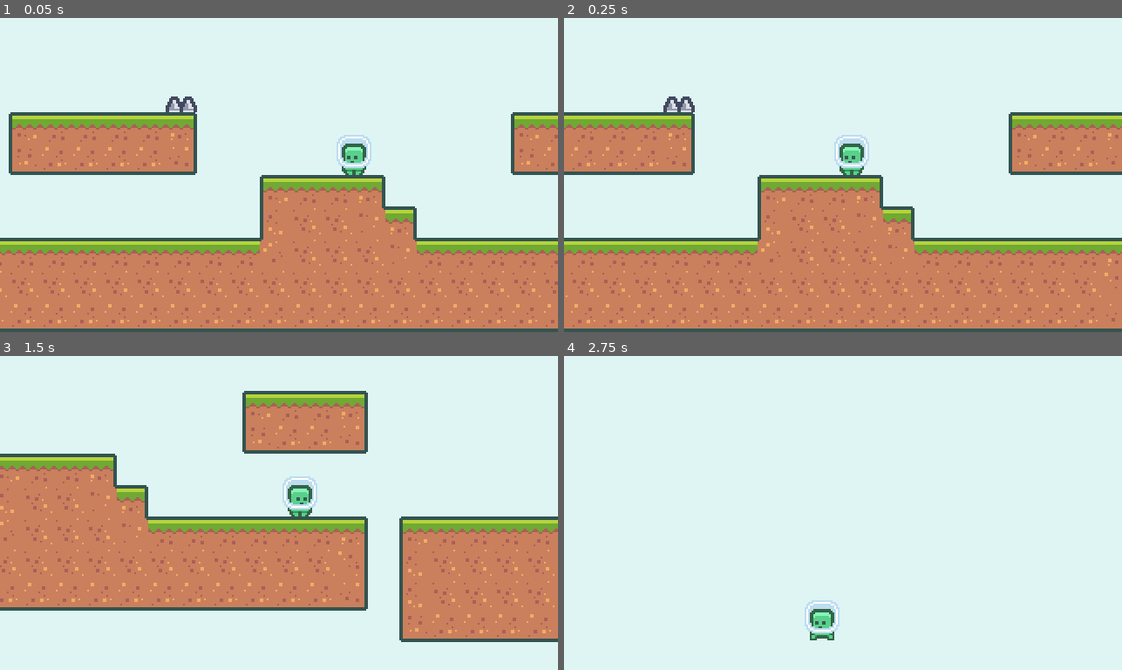
Above: before the commit, frames 1-4 (two rows, left to right).
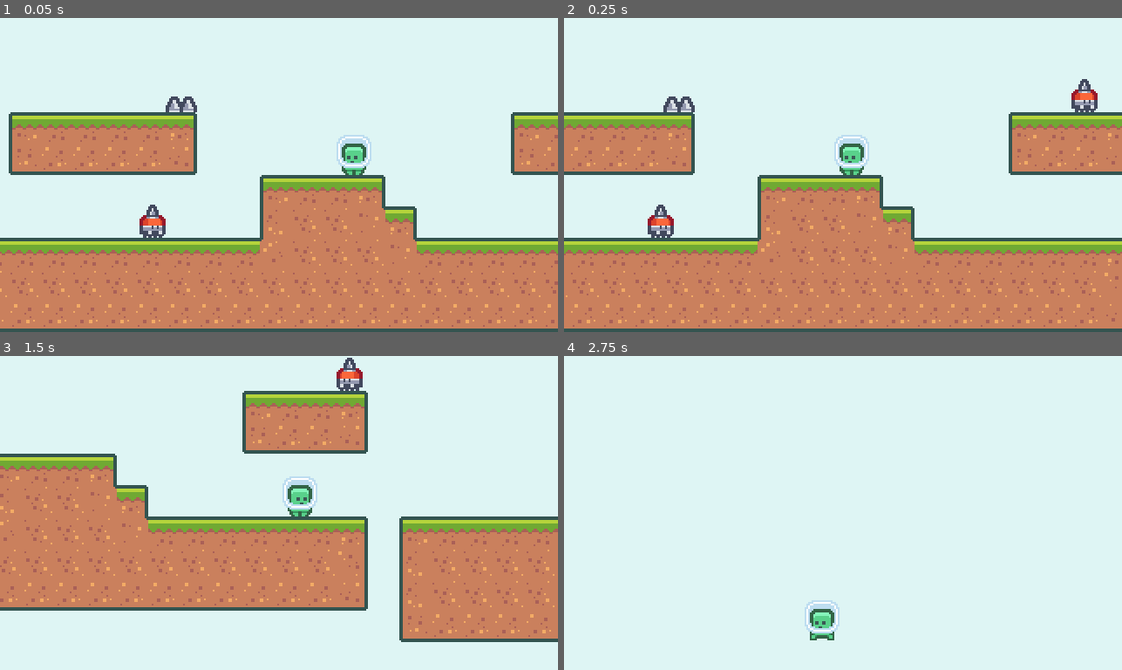
Above: after the commit, the same moments.

Repository: niltoncalegari/2D-SideScroller-godot
Game: Godot game, scene res://scenes/BaseLevel.tscn
Same seed, same stepped clock (60 frames per second), same inputs: the game is played once before the commit and once after it. This scene is started directly instead of the project's main scene.
Inputs:
- Up to frame 1 (0.05 s): no input
- Up to frame 2 (0.25 s): no input
- Up to frame 3 (1.5 s): hold D (move_right) from 0.53 s (still down); tap Space (jump) at 0.77 s
- Up to frame 4 (2.75 s): tap Space (jump) at 1.52 s; release D (move_right) at 2.03 s; hold A (move_left) from 2.03 s (still down)

The runs differ from the first frame. In frame 1, 0.3% of the frame differs, in the area x 25-30%, y 59-70%; in frame 2, 0.7%, in the area x 15-96%, y 19-70%; in frame 3, 0.3%; in frame 4, nothing differs.

Commit message:
Added enemies and enemy goals to turn around when walking

Diff:
--- a/BaseLevel.gd
+++ b/BaseLevel.gd
@@ -10,7 +10,7 @@
 
 func register_player(player):
 	currentPlayerNode = player
-	currentPlayerNode.connect("died", self, "on_player_died", [], CONNECT_DEFERRED)
+	currentPlayerNode.connect("died", self, "on_player_died", [],CONNECT_DEFERRED)
 
 func create_player():
 	var playerInstance = playerScene.instance()
--- a/project.godot
+++ b/project.godot
@@ -68,6 +68,7 @@
 
 [layer_names]
 
+2d_physics/layer_18="ENEMY_GOAL"
 2d_physics/layer_19="HAZARD"
 2d_physics/layer_20="PICKUP"
 
--- a/scenes/BaseLevel.tscn
+++ b/scenes/BaseLevel.tscn
@@ -1,8 +1,10 @@
-[gd_scene load_steps=6 format=2]
+[gd_scene load_steps=8 format=2]
 
 [ext_resource path="res://scenes/GameCamera.tscn" type="PackedScene" id=1]
 [ext_resource path="res://scenes/Player.tscn" type="PackedScene" id=2]
 [ext_resource path="res://resources/tileset.tres" type="TileSet" id=3]
+[ext_resource path="res://scenes/EnemyGoal.tscn" type="PackedScene" id=4]
+[ext_resource path="res://scenes/SpikeHead.tscn" type="PackedScene" id=5]
 [ext_resource path="res://scenes/Spikes.tscn" type="PackedScene" id=6]
 [ext_resource path="res://BaseLevel.gd" type="Script" id=7]
 
@@ -20,5 +22,32 @@
 
 [node name="GameCamera" parent="." instance=ExtResource( 1 )]
 
+[node name="SpikeHead" parent="." instance=ExtResource( 5 )]
+position = Vector2( -243, -18 )
+
+[node name="SpikeHead2" parent="." instance=ExtResource( 5 )]
+position = Vector2( -45, 36 )
+
+[node name="SpikeHead3" parent="." instance=ExtResource( 5 )]
+position = Vector2( 198, -36 )
+
 [node name="Spikes" parent="." instance=ExtResource( 6 )]
 position = Vector2( -27, -36 )
+
+[node name="EnemyGoal" parent="." instance=ExtResource( 4 )]
+position = Vector2( 26.277, 36 )
+
+[node name="EnemyGoal2" parent="." instance=ExtResource( 4 )]
+position = Vector2( -170.376, 36 )
+
+[node name="EnemyGoal3" parent="." instance=ExtResource( 4 )]
+position = Vector2( -189, -18 )
+
+[node name="EnemyGoal4" parent="." instance=ExtResource( 4 )]
+position = Vector2( -313.954, -18 )
+
+[node name="EnemyGoal5" parent="." instance=ExtResource( 4 )]
+position = Vector2( 243, -36 )
+
+[node name="EnemyGoal6" parent="." instance=ExtResource( 4 )]
+position = Vector2( 153, -36 )
--- /dev/null
+++ b/scenes/EnemyGoal.tscn
@@ -0,0 +1,14 @@
+[gd_scene load_steps=2 format=2]
+
+[sub_resource type="RectangleShape2D" id=1]
+extents = Vector2( 9, 9 )
+
+[node name="EnemyGoal" type="Node2D"]
+
+[node name="Area2D" type="Area2D" parent="."]
+position = Vector2( 0, -9 )
+collision_layer = 131072
+collision_mask = 131072
+
+[node name="CollisionShape2D" type="CollisionShape2D" parent="Area2D"]
+shape = SubResource( 1 )
--- a/scenes/Player.tscn
+++ b/scenes/Player.tscn
@@ -34,6 +34,7 @@
 [node name="Player" type="KinematicBody2D" groups=[
 "player",
 ]]
+collision_layer = 0
 script = ExtResource( 2 )
 
 [node name="CoyoteTimer" type="Timer" parent="."]
--- /dev/null
+++ b/scenes/SpikeHead.tscn
@@ -0,0 +1,42 @@
+[gd_scene load_steps=7 format=2]
+
+[ext_resource path="res://assets/enemies/spikehead/character_0015.png" type="Texture" id=1]
+[ext_resource path="res://assets/enemies/spikehead/character_0016.png" type="Texture" id=2]
+[ext_resource path="res://scripts/SpikeHead.gd" type="Script" id=3]
+
+[sub_resource type="SpriteFrames" id=1]
+animations = [ {
+"frames": [ ExtResource( 1 ), ExtResource( 2 ) ],
+"loop": true,
+"name": "walking",
+"speed": 10.0
+} ]
+
+[sub_resource type="RectangleShape2D" id=2]
+extents = Vector2( 5, 6 )
+
+[sub_resource type="RectangleShape2D" id=3]
+extents = Vector2( 5, 6 )
+
+[node name="SpikeHead" type="KinematicBody2D"]
+collision_layer = 0
+script = ExtResource( 3 )
+
+[node name="AnimatedSprite" type="AnimatedSprite" parent="."]
+frames = SubResource( 1 )
+animation = "walking"
+frame = 1
+playing = true
+offset = Vector2( 0, -12 )
+
+[node name="CollisionShape2D" type="CollisionShape2D" parent="."]
+position = Vector2( 0, -6 )
+shape = SubResource( 2 )
+
+[node name="GoalDetector" type="Area2D" parent="."]
+collision_layer = 131072
+collision_mask = 131072
+
+[node name="CollisionShape2D" type="CollisionShape2D" parent="GoalDetector"]
+position = Vector2( 0, -6 )
+shape = SubResource( 3 )
--- /dev/null
+++ b/scripts/SpikeHead.gd
@@ -0,0 +1,25 @@
+extends KinematicBody2D
+
+enum Direction {RIGHT, LEFT}
+export(Direction)var startDirection
+
+var maxSpeed = 25
+var velocity = Vector2.ZERO
+var direction = Vector2.ZERO
+var gravity = 500
+
+func _ready():
+	direction = Vector2.RIGHT if startDirection == Direction.RIGHT else Vector2.LEFT
+	$GoalDetector.connect("area_entered", self, "on_goal_entered")
+
+
+func _process(delta):
+	velocity.x = (direction * maxSpeed).x
+
+	velocity.y += gravity * delta
+	velocity = move_and_slide(velocity, Vector2.UP)
+
+	$AnimatedSprite.flip_h = true if direction.x > 0 else false
+
+func on_goal_entered(_area2d):
+	direction *= -1
Binary file added: assets/enemies/bee/character_0024.png
Not shown, added: assets/enemies/bee/character_0024.png.import
Binary file added: assets/enemies/bee/character_0025.png
Not shown, added: assets/enemies/bee/character_0025.png.import
Binary file added: assets/enemies/bee/character_0026.png
Not shown, added: assets/enemies/bee/character_0026.png.import
Binary file added: assets/enemies/fish/character_0011.png
Not shown, added: assets/enemies/fish/character_0011.png.import
Binary file added: assets/enemies/fish/character_0012.png
Not shown, added: assets/enemies/fish/character_0012.png.import
Binary file added: assets/enemies/rock/character_0013.png
Not shown, added: assets/enemies/rock/character_0013.png.import
(and 8 more such lines)
